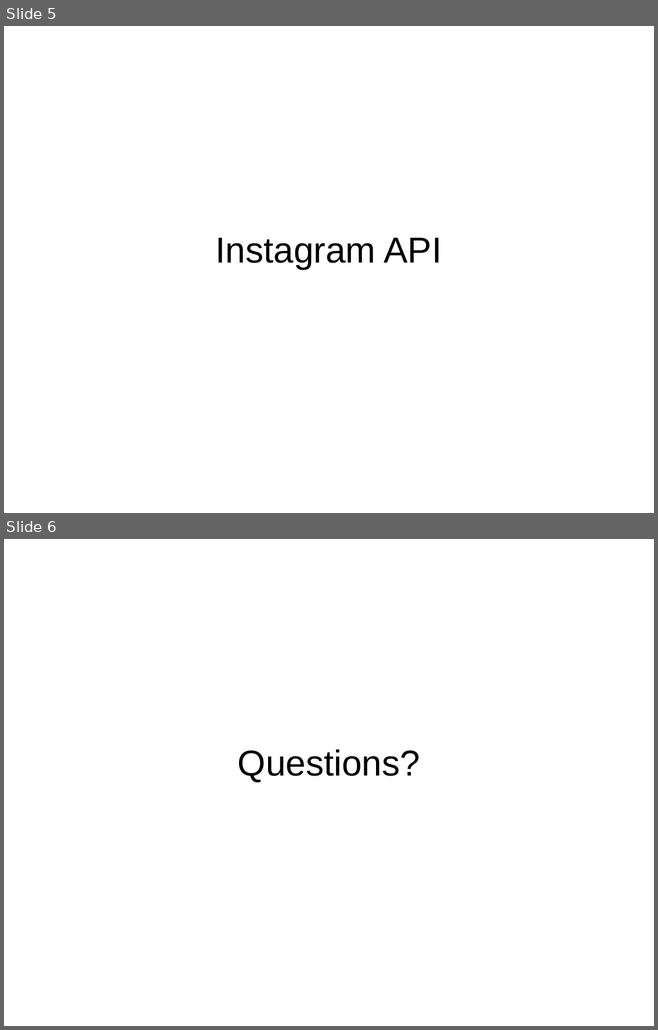
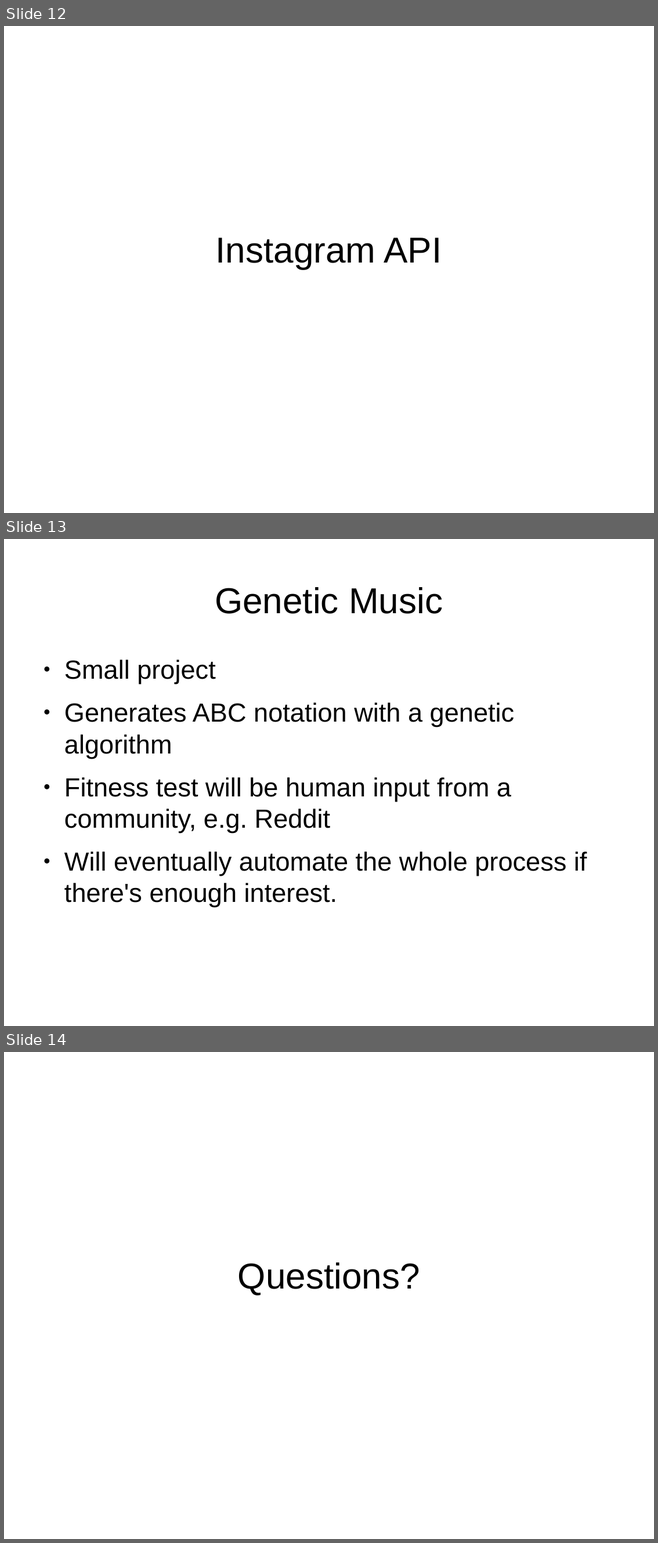
Before and after one commit to schnej7/Blue-Mesh, a slide deck: Presentations/RCOS_Presentation_2-5-2013.odp. Shown one above the other, each under a label of ours: slides 5 and 6 before the commit, slides 12, 13 and 14 after it. The pictures are 658x1030 and 658x1543 pixels, drawn with LibreOffice and Linux fonts; fonts in the diff are those of the drawing. Boxes give left, top, right and bottom in pixels: in the first picture for what was removed or moved away, otherwise in the second. Text is boxed around its words. In the diff, an @@ line names an element or a change of style, - is before the commit and + after.

Commit message:
Updated presentation

```diff
--- a/Presentations/RCOS_Presentation_2-5-2013.odp
+++ b/Presentations/RCOS_Presentation_2-5-2013.odp
@@ slide 13 added at box(4, 539, 654, 1026), background #FFFFFF @@
@@ title added at box(215, 587, 442, 614), 44 pt, text #000000 @@
+Genetic Music
@@ text added at box(64, 660, 587, 907), 32 pt, text #000000 @@
+● Small project
+● Generates ABC notation with a genetic algorithm
+● Fitness test will be human input from a community, e.g. Reddit
+● Will eventually automate the whole process if there's enough interest.
@@ what was slide 5 is now slide 12 @@
@@ what was slide 6 is now slide 14 @@
```
Also in this commit, not shown: 7 other slides added.
